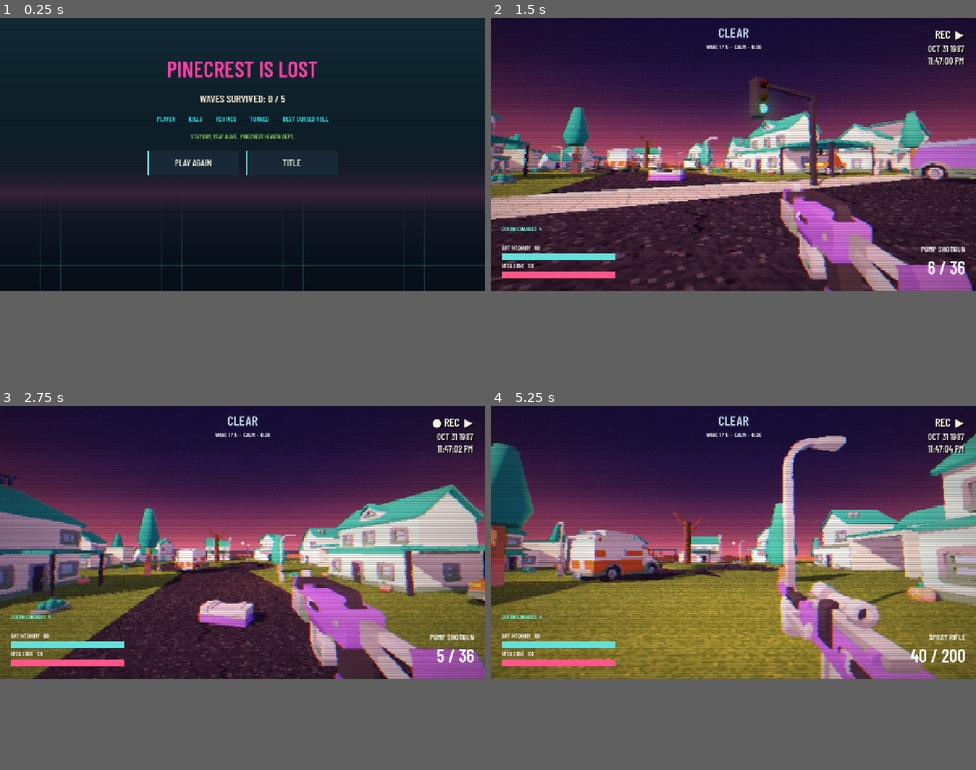
Above: before the commit, frames 1-4 (two rows, left to right).
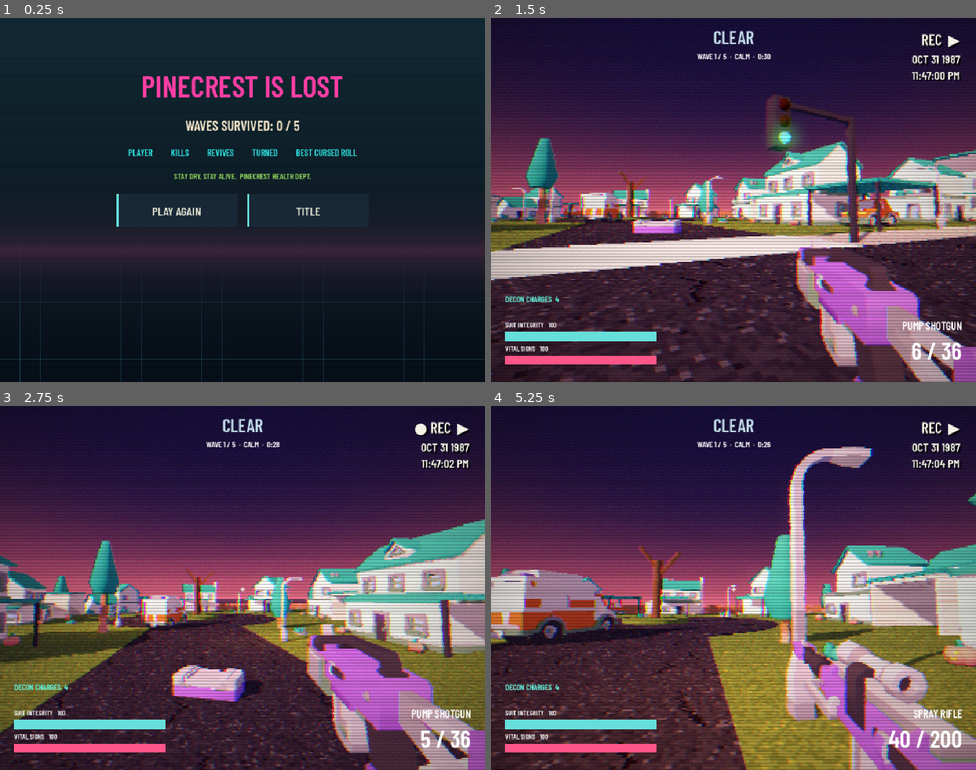
Above: after the commit, the same moments.

Repository: SamuelGrady/fallout-forecast
Game: Godot game, scene res://ui/results.tscn
Same seed, same stepped clock (60 frames per second), same inputs: the game is played once before the commit and once after it. This scene is started directly instead of the project's main scene. Sound files missing from this copy of the repository are replaced by a short silence.
Inputs (mouse positions are in pixels of both pictures, inside the frame that each line leads up to):
- Up to frame 1 (0.25 s): no input
- Up to frame 2 (1.5 s): click "PLAY AGAIN" at 0.5 s; tap Enter at 1.25 s; move the mouse to (757, 152) at 1.27 s; hold W (move_forward) from 1.28 s (still down); hold Ctrl (crouch) from 1.28 s (still down)
- Up to frame 3 (2.75 s): keep holding W (move_forward); tap Space (jump) at 1.52, 2.27 s; move the mouse to (218, 544) at 2.02 s; release Ctrl (crouch) at 2.03 s; click (218, 544) at 2.1 s
- Up to frame 4 (5.25 s): keep holding W (move_forward); move the mouse to (743, 537) at 2.77 s; hold E (interact) 2.78-3.53 s; move the mouse to (728, 547) at 3.52 s; tap Shift (sprint) at 3.6 s; tap Space (jump) at 3.77, 4.52 s; move the mouse to (767, 544) at 4.27 s; tap T (use_item) at 4.35 s; move the mouse to (694, 540) at 5.02 s; tap Mouse wheel down (weapon_next) at 5.1 s
In our replay, the window is 800x450 before the commit and 800x600 after it. These sizes can differ from the game's own. Grey fills any space a smaller window leaves; there, only what the larger window draws over its background counts as a difference.

The runs differ from the first frame. In frame 1, 17% of the frame differs, in the area x 0-100%, y 12-100%; in frame 2, 72%; in frame 3, 74%; in frame 4, 77%, in the area x 0-100%, y 2-100%.

Commit message:
Use fixed 4:3 viewport and stabilize overlapping map surfaces

Diff:
--- a/levels/pinecrest/level_pinecrest.tscn
+++ b/levels/pinecrest/level_pinecrest.tscn
@@ -564,163 +564,163 @@
 material = SubResource("StandardMaterial3D_7v1uf")
 
 [node name="Dash0" type="CSGBox3D" parent="Geometry/Ground" unique_id=1541546300]
-transform = Transform3D(1, 0, 0, 0, 1, 0, 0, 0, 1, -63, 0.035, 0)
+transform = Transform3D(1, 0, 0, 0, 1, 0, 0, 0, 1, -63, 0.09, 0)
 size = Vector3(2, 0.07, 0.2)
 material = SubResource("StandardMaterial3D_2uprn")
 
 [node name="Dash1" type="CSGBox3D" parent="Geometry/Ground" unique_id=623074093]
-transform = Transform3D(1, 0, 0, 0, 1, 0, 0, 0, 1, -58.8, 0.035, 0)
+transform = Transform3D(1, 0, 0, 0, 1, 0, 0, 0, 1, -58.8, 0.09, 0)
 size = Vector3(2, 0.07, 0.2)
 material = SubResource("StandardMaterial3D_2uprn")
 
 [node name="Dash2" type="CSGBox3D" parent="Geometry/Ground" unique_id=841244759]
-transform = Transform3D(1, 0, 0, 0, 1, 0, 0, 0, 1, -54.6, 0.035, 0)
+transform = Transform3D(1, 0, 0, 0, 1, 0, 0, 0, 1, -54.6, 0.09, 0)
 size = Vector3(2, 0.07, 0.2)
 material = SubResource("StandardMaterial3D_2uprn")
 
 [node name="Dash3" type="CSGBox3D" parent="Geometry/Ground" unique_id=97864318]
-transform = Transform3D(1, 0, 0, 0, 1, 0, 0, 0, 1, -50.4, 0.035, 0)
+transform = Transform3D(1, 0, 0, 0, 1, 0, 0, 0, 1, -50.4, 0.09, 0)
 size = Vector3(2, 0.07, 0.2)
 material = SubResource("StandardMaterial3D_2uprn")
 
 [node name="Dash4" type="CSGBox3D" parent="Geometry/Ground" unique_id=1250535516]
-transform = Transform3D(1, 0, 0, 0, 1, 0, 0, 0, 1, -46.2, 0.035, 0)
+transform = Transform3D(1, 0, 0, 0, 1, 0, 0, 0, 1, -46.2, 0.09, 0)
 size = Vector3(2, 0.07, 0.2)
 material = SubResource("StandardMaterial3D_2uprn")
 
 [node name="Dash5" type="CSGBox3D" parent="Geometry/Ground" unique_id=876891722]
-transform = Transform3D(1, 0, 0, 0, 1, 0, 0, 0, 1, -42, 0.035, 0)
+transform = Transform3D(1, 0, 0, 0, 1, 0, 0, 0, 1, -42, 0.09, 0)
 size = Vector3(2, 0.07, 0.2)
 material = SubResource("StandardMaterial3D_2uprn")
 
 [node name="Dash6" type="CSGBox3D" parent="Geometry/Ground" unique_id=1357955258]
-transform = Transform3D(1, 0, 0, 0, 1, 0, 0, 0, 1, -37.8, 0.035, 0)
+transform = Transform3D(1, 0, 0, 0, 1, 0, 0, 0, 1, -37.8, 0.09, 0)
 size = Vector3(2, 0.07, 0.2)
 material = SubResource("StandardMaterial3D_2uprn")
 
 [node name="Dash7" type="CSGBox3D" parent="Geometry/Ground" unique_id=586784308]
-transform = Transform3D(1, 0, 0, 0, 1, 0, 0, 0, 1, -33.6, 0.035, 0)
+transform = Transform3D(1, 0, 0, 0, 1, 0, 0, 0, 1, -33.6, 0.09, 0)
 size = Vector3(2, 0.07, 0.2)
 material = SubResource("StandardMaterial3D_2uprn")
 
 [node name="Dash8" type="CSGBox3D" parent="Geometry/Ground" unique_id=556841063]
-transform = Transform3D(1, 0, 0, 0, 1, 0, 0, 0, 1, -29.4, 0.035, 0)
+transform = Transform3D(1, 0, 0, 0, 1, 0, 0, 0, 1, -29.4, 0.09, 0)
 size = Vector3(2, 0.07, 0.2)
 material = SubResource("StandardMaterial3D_2uprn")
 
 [node name="Dash9" type="CSGBox3D" parent="Geometry/Ground" unique_id=2053629673]
-transform = Transform3D(1, 0, 0, 0, 1, 0, 0, 0, 1, -25.2, 0.035, 0)
+transform = Transform3D(1, 0, 0, 0, 1, 0, 0, 0, 1, -25.2, 0.09, 0)
 size = Vector3(2, 0.07, 0.2)
 material = SubResource("StandardMaterial3D_2uprn")
 
 [node name="Dash10" type="CSGBox3D" parent="Geometry/Ground" unique_id=10017573]
-transform = Transform3D(1, 0, 0, 0, 1, 0, 0, 0, 1, -21, 0.035, 0)
+transform = Transform3D(1, 0, 0, 0, 1, 0, 0, 0, 1, -21, 0.09, 0)
 size = Vector3(2, 0.07, 0.2)
 material = SubResource("StandardMaterial3D_2uprn")
 
 [node name="Dash11" type="CSGBox3D" parent="Geometry/Ground" unique_id=1941508223]
-transform = Transform3D(1, 0, 0, 0, 1, 0, 0, 0, 1, -16.8, 0.035, 0)
+transform = Transform3D(1, 0, 0, 0, 1, 0, 0, 0, 1, -16.8, 0.09, 0)
 size = Vector3(2, 0.07, 0.2)
 material = SubResource("StandardMaterial3D_2uprn")
 
 [node name="Dash12" type="CSGBox3D" parent="Geometry/Ground" unique_id=1057708710]
-transform = Transform3D(1, 0, 0, 0, 1, 0, 0, 0, 1, -12.6, 0.035, 0)
+transform = Transform3D(1, 0, 0, 0, 1, 0, 0, 0, 1, -12.6, 0.09, 0)
 size = Vector3(2, 0.07, 0.2)
 material = SubResource("StandardMaterial3D_2uprn")
 
 [node name="Dash13" type="CSGBox3D" parent="Geometry/Ground" unique_id=61251346]
-transform = Transform3D(1, 0, 0, 0, 1, 0, 0, 0, 1, -8.4, 0.035, 0)
+transform = Transform3D(1, 0, 0, 0, 1, 0, 0, 0, 1, -8.4, 0.09, 0)
 size = Vector3(2, 0.07, 0.2)
 material = SubResource("StandardMaterial3D_2uprn")
 
 [node name="Dash14" type="CSGBox3D" parent="Geometry/Ground" unique_id=164159042]
-transform = Transform3D(1, 0, 0, 0, 1, 0, 0, 0, 1, -4.2, 0.035, 0)
+transform = Transform3D(1, 0, 0, 0, 1, 0, 0, 0, 1, -4.2, 0.09, 0)
 size = Vector3(2, 0.07, 0.2)
 material = SubResource("StandardMaterial3D_2uprn")
 
 [node name="Dash16" type="CSGBox3D" parent="Geometry/Ground" unique_id=317414688]
-transform = Transform3D(1, 0, 0, 0, 1, 0, 0, 0, 1, 4.2, 0.035, 0)
+transform = Transform3D(1, 0, 0, 0, 1, 0, 0, 0, 1, 4.2, 0.09, 0)
 size = Vector3(2, 0.07, 0.2)
 material = SubResource("StandardMaterial3D_2uprn")
 
 [node name="Dash17" type="CSGBox3D" parent="Geometry/Ground" unique_id=211596047]
-transform = Transform3D(1, 0, 0, 0, 1, 0, 0, 0, 1, 8.4, 0.035, 0)
+transform = Transform3D(1, 0, 0, 0, 1, 0, 0, 0, 1, 8.4, 0.09, 0)
 size = Vector3(2, 0.07, 0.2)
 material = SubResource("StandardMaterial3D_2uprn")
 
 [node name="Dash18" type="CSGBox3D" parent="Geometry/Ground" unique_id=236564302]
-transform = Transform3D(1, 0, 0, 0, 1, 0, 0, 0, 1, 12.6, 0.035, 0)
+transform = Transform3D(1, 0, 0, 0, 1, 0, 0, 0, 1, 12.6, 0.09, 0)
 size = Vector3(2, 0.07, 0.2)
 material = SubResource("StandardMaterial3D_2uprn")
 
 [node name="Dash19" type="CSGBox3D" parent="Geometry/Ground" unique_id=1015781874]
-transform = Transform3D(1, 0, 0, 0, 1, 0, 0, 0, 1, 16.8, 0.035, 0)
+transform = Transform3D(1, 0, 0, 0, 1, 0, 0, 0, 1, 16.8, 0.09, 0)
 size = Vector3(2, 0.07, 0.2)
 material = SubResource("StandardMaterial3D_2uprn")
 
 [node name="Dash20" type="CSGBox3D" parent="Geometry/Ground" unique_id=559856323]
-transform = Transform3D(1, 0, 0, 0, 1, 0, 0, 0, 1, 21, 0.035, 0)
+transform = Transform3D(1, 0, 0, 0, 1, 0, 0, 0, 1, 21, 0.09, 0)
 size = Vector3(2, 0.07, 0.2)
 material = SubResource("StandardMaterial3D_2uprn")
 
 [node name="Dash21" type="CSGBox3D" parent="Geometry/Ground" unique_id=1726491149]
-transform = Transform3D(1, 0, 0, 0, 1, 0, 0, 0, 1, 25.2, 0.035, 0)
+transform = Transform3D(1, 0, 0, 0, 1, 0, 0, 0, 1, 25.2, 0.09, 0)
 size = Vector3(2, 0.07, 0.2)
 material = SubResource("StandardMaterial3D_2uprn")
 
 [node name="Dash22" type="CSGBox3D" parent="Geometry/Ground" unique_id=276052984]
-transform = Transform3D(1, 0, 0, 0, 1, 0, 0, 0, 1, 29.4, 0.035, 0)
+transform = Transform3D(1, 0, 0, 0, 1, 0, 0, 0, 1, 29.4, 0.09, 0)
 size = Vector3(2, 0.07, 0.2)
 material = SubResource("StandardMaterial3D_2uprn")
 
 [node name="Dash23" type="CSGBox3D" parent="Geometry/Ground" unique_id=1388912563]
-transform = Transform3D(1, 0, 0, 0, 1, 0, 0, 0, 1, 33.6, 0.035, 0)
+transform = Transform3D(1, 0, 0, 0, 1, 0, 0, 0, 1, 33.6, 0.09, 0)
 size = Vector3(2, 0.07, 0.2)
 material = SubResource("StandardMaterial3D_2uprn")
 
 [node name="Dash24" type="CSGBox3D" parent="Geometry/Ground" unique_id=202409300]
-transform = Transform3D(1, 0, 0, 0, 1, 0, 0, 0, 1, 37.8, 0.035, 0)
+transform = Transform3D(1, 0, 0, 0, 1, 0, 0, 0, 1, 37.8, 0.09, 0)
 size = Vector3(2, 0.07, 0.2)
 material = SubResource("StandardMaterial3D_2uprn")
 
 [node name="Dash25" type="CSGBox3D" parent="Geometry/Ground" unique_id=1775151008]
-transform = Transform3D(1, 0, 0, 0, 1, 0, 0, 0, 1, 42, 0.035, 0)
+transform = Transform3D(1, 0, 0, 0, 1, 0, 0, 0, 1, 42, 0.09, 0)
 size = Vector3(2, 0.07, 0.2)
 material = SubResource("StandardMaterial3D_2uprn")
 
 [node name="Dash26" type="CSGBox3D" parent="Geometry/Ground" unique_id=998134743]
-transform = Transform3D(1, 0, 0, 0, 1, 0, 0, 0, 1, 46.2, 0.035, 0)
+transform = Transform3D(1, 0, 0, 0, 1, 0, 0, 0, 1, 46.2, 0.09, 0)
 size = Vector3(2, 0.07, 0.2)
 material = SubResource("StandardMaterial3D_2uprn")
 
 [node name="Dash27" type="CSGBox3D" parent="Geometry/Ground" unique_id=781926317]
-transform = Transform3D(1, 0, 0, 0, 1, 0, 0, 0, 1, 50.4, 0.035, 0)
+transform = Transform3D(1, 0, 0, 0, 1, 0, 0, 0, 1, 50.4, 0.09, 0)
 size = Vector3(2, 0.07, 0.2)
 material = SubResource("StandardMaterial3D_2uprn")
 
 [node name="Dash28" type="CSGBox3D" parent="Geometry/Ground" unique_id=756628608]
-transform = Transform3D(1, 0, 0, 0, 1, 0, 0, 0, 1, 54.6, 0.035, 0)
+transform = Transform3D(1, 0, 0, 0, 1, 0, 0, 0, 1, 54.6, 0.09, 0)
 size = Vector3(2, 0.07, 0.2)
 material = SubResource("StandardMaterial3D_2uprn")
 
 [node name="Dash29" type="CSGBox3D" parent="Geometry/Ground" unique_id=2007497244]
-transform = Transform3D(1, 0, 0, 0, 1, 0, 0, 0, 1, 58.8, 0.035, 0)
+transform = Transform3D(1, 0, 0, 0, 1, 0, 0, 0, 1, 58.8, 0.09, 0)
 size = Vector3(2, 0.07, 0.2)
 material = SubResource("StandardMaterial3D_2uprn")
 
 [node name="Dash30" type="CSGBox3D" parent="Geometry/Ground" unique_id=249692386]
-transform = Transform3D(1, 0, 0, 0, 1, 0, 0, 0, 1, 63, 0.035, 0)
+transform = Transform3D(1, 0, 0, 0, 1, 0, 0, 0, 1, 63, 0.09, 0)
 size = Vector3(2, 0.07, 0.2)
 material = SubResource("StandardMaterial3D_2uprn")
 
 [node name="PinecrestLane" type="CSGBox3D" parent="Geometry/Ground" unique_id=755418818]
-transform = Transform3D(1, 0, 0, 0, 1, 0, 0, 0, 1, 0, 0.03, -17.5)
+transform = Transform3D(1, 0, 0, 0, 1, 0, 0, 0, 1, 0, 0.04, -17.5)
 use_collision = true
 size = Vector3(9, 0.06, 26)
 material = SubResource("StandardMaterial3D_7l1ug")
 
 [node name="CulDeSac" type="CSGCylinder3D" parent="Geometry/Ground" unique_id=538974544]
-transform = Transform3D(1, 0, 0, 0, 1, 0, 0, 0, 1, 0, 0.03, -40)
+transform = Transform3D(1, 0, 0, 0, 1, 0, 0, 0, 1, 0, 0.05, -40)
 use_collision = true
 radius = 11.5
 height = 0.06
@@ -728,13 +728,13 @@
 material = SubResource("StandardMaterial3D_7l1ug")
 
 [node name="Crosswalk" type="CSGBox3D" parent="Geometry/Ground" unique_id=2018868913]
-transform = Transform3D(1, 0, 0, 0, 1, 0, 0, 0, 1, 0, 0.035, -6.25)
+transform = Transform3D(1, 0, 0, 0, 1, 0, 0, 0, 1, 0, 0.075, -6.25)
 use_collision = true
 size = Vector3(9, 0.06, 3.5)
 material = SubResource("StandardMaterial3D_tura5")
 
 [node name="ParkingLot" type="CSGBox3D" parent="Geometry/Ground" unique_id=872866502]
-transform = Transform3D(1, 0, 0, 0, 1, 0, 0, 0, 1, -10, 0.03, 38)
+transform = Transform3D(1, 0, 0, 0, 1, 0, 0, 0, 1, -10, 0.04, 38)
 use_collision = true
 size = Vector3(70, 0.06, 26)
 material = SubResource("StandardMaterial3D_7l1ug")
@@ -746,183 +746,183 @@
 material = SubResource("StandardMaterial3D_7l1ug")
 
 [node name="StallN8" type="CSGBox3D" parent="Geometry/Ground" unique_id=609807760]
-transform = Transform3D(1, 0, 0, 0, 1, 0, 0, 0, 1, -42, 0.035, 29)
+transform = Transform3D(1, 0, 0, 0, 1, 0, 0, 0, 1, -42, 0.09, 29)
 size = Vector3(0.15, 0.07, 5)
 material = SubResource("StandardMaterial3D_tura5")
 
 [node name="StallS8" type="CSGBox3D" parent="Geometry/Ground" unique_id=1480074137]
-transform = Transform3D(1, 0, 0, 0, 1, 0, 0, 0, 1, -42, 0.035, 47)
+transform = Transform3D(1, 0, 0, 0, 1, 0, 0, 0, 1, -42, 0.09, 47)
 size = Vector3(0.15, 0.07, 5)
 material = SubResource("StandardMaterial3D_tura5")
 
 [node name="StallN12" type="CSGBox3D" parent="Geometry/Ground" unique_id=2041051165]
-transform = Transform3D(1, 0, 0, 0, 1, 0, 0, 0, 1, -38, 0.035, 29)
+transform = Transform3D(1, 0, 0, 0, 1, 0, 0, 0, 1, -38, 0.09, 29)
 size = Vector3(0.15, 0.07, 5)
 material = SubResource("StandardMaterial3D_tura5")
 
 [node name="StallS12" type="CSGBox3D" parent="Geometry/Ground" unique_id=1143012294]
-transform = Transform3D(1, 0, 0, 0, 1, 0, 0, 0, 1, -38, 0.035, 47)
+transform = Transform3D(1, 0, 0, 0, 1, 0, 0, 0, 1, -38, 0.09, 47)
 size = Vector3(0.15, 0.07, 5)
 material = SubResource("StandardMaterial3D_tura5")
 
 [node name="StallN16" type="CSGBox3D" parent="Geometry/Ground" unique_id=761724436]
-transform = Transform3D(1, 0, 0, 0, 1, 0, 0, 0, 1, -34, 0.035, 29)
+transform = Transform3D(1, 0, 0, 0, 1, 0, 0, 0, 1, -34, 0.09, 29)
 size = Vector3(0.15, 0.07, 5)
 material = SubResource("StandardMaterial3D_tura5")
 
 [node name="StallS16" type="CSGBox3D" parent="Geometry/Ground" unique_id=1453807527]
-transform = Transform3D(1, 0, 0, 0, 1, 0, 0, 0, 1, -34, 0.035, 47)
+transform = Transform3D(1, 0, 0, 0, 1, 0, 0, 0, 1, -34, 0.09, 47)
 size = Vector3(0.15, 0.07, 5)
 material = SubResource("StandardMaterial3D_tura5")
 
 [node name="StallN20" type="CSGBox3D" parent="Geometry/Ground" unique_id=1017065279]
-transform = Transform3D(1, 0, 0, 0, 1, 0, 0, 0, 1, -30, 0.035, 29)
+transform = Transform3D(1, 0, 0, 0, 1, 0, 0, 0, 1, -30, 0.09, 29)
 size = Vector3(0.15, 0.07, 5)
 material = SubResource("StandardMaterial3D_tura5")
 
 [node name="StallS20" type="CSGBox3D" parent="Geometry/Ground" unique_id=499097326]
-transform = Transform3D(1, 0, 0, 0, 1, 0, 0, 0, 1, -30, 0.035, 47)
+transform = Transform3D(1, 0, 0, 0, 1, 0, 0, 0, 1, -30, 0.09, 47)
 size = Vector3(0.15, 0.07, 5)
 material = SubResource("StandardMaterial3D_tura5")
 
 [node name="StallN24" type="CSGBox3D" parent="Geometry/Ground" unique_id=408177705]
-transform = Transform3D(1, 0, 0, 0, 1, 0, 0, 0, 1, -26, 0.035, 29)
+transform = Transform3D(1, 0, 0, 0, 1, 0, 0, 0, 1, -26, 0.09, 29)
 size = Vector3(0.15, 0.07, 5)
 material = SubResource("StandardMaterial3D_tura5")
 
 [node name="StallS24" type="CSGBox3D" parent="Geometry/Ground" unique_id=1008020003]
-transform = Transform3D(1, 0, 0, 0, 1, 0, 0, 0, 1, -26, 0.035, 47)
+transform = Transform3D(1, 0, 0, 0, 1, 0, 0, 0, 1, -26, 0.09, 47)
 size = Vector3(0.15, 0.07, 5)
 material = SubResource("StandardMaterial3D_tura5")
 
 [node name="StallN28" type="CSGBox3D" parent="Geometry/Ground" unique_id=987111366]
-transform = Transform3D(1, 0, 0, 0, 1, 0, 0, 0, 1, -22, 0.035, 29)
+transform = Transform3D(1, 0, 0, 0, 1, 0, 0, 0, 1, -22, 0.09, 29)
 size = Vector3(0.15, 0.07, 5)
 material = SubResource("StandardMaterial3D_tura5")
 
 [node name="StallS28" type="CSGBox3D" parent="Geometry/Ground" unique_id=2015554279]
-transform = Transform3D(1, 0, 0, 0, 1, 0, 0, 0, 1, -22, 0.035, 47)
+transform = Transform3D(1, 0, 0, 0, 1, 0, 0, 0, 1, -22, 0.09, 47)
 size = Vector3(0.15, 0.07, 5)
 material = SubResource("StandardMaterial3D_tura5")
 
 [node name="StallN32" type="CSGBox3D" parent="Geometry/Ground" unique_id=1998527880]
-transform = Transform3D(1, 0, 0, 0, 1, 0, 0, 0, 1, -18, 0.035, 29)
+transform = Transform3D(1, 0, 0, 0, 1, 0, 0, 0, 1, -18, 0.09, 29)
 size = Vector3(0.15, 0.07, 5)
 material = SubResource("StandardMaterial3D_tura5")
 
 [node name="StallS32" type="CSGBox3D" parent="Geometry/Ground" unique_id=1345611183]
-transform = Transform3D(1, 0, 0, 0, 1, 0, 0, 0, 1, -18, 0.035, 47)
+transform = Transform3D(1, 0, 0, 0, 1, 0, 0, 0, 1, -18, 0.09, 47)
 size = Vector3(0.15, 0.07, 5)
 material = SubResource("StandardMaterial3D_tura5")
 
 [node name="StallN36" type="CSGBox3D" parent="Geometry/Ground" unique_id=2087205774]
-transform = Transform3D(1, 0, 0, 0, 1, 0, 0, 0, 1, -14, 0.035, 29)
+transform = Transform3D(1, 0, 0, 0, 1, 0, 0, 0, 1, -14, 0.09, 29)
 size = Vector3(0.15, 0.07, 5)
 material = SubResource("StandardMaterial3D_tura5")
 
 [node name="StallS36" type="CSGBox3D" parent="Geometry/Ground" unique_id=1134809963]
-transform = Transform3D(1, 0, 0, 0, 1, 0, 0, 0, 1, -14, 0.035, 47)
+transform = Transform3D(1, 0, 0, 0, 1, 0, 0, 0, 1, -14, 0.09, 47)
 size = Vector3(0.15, 0.07, 5)
 material = SubResource("StandardMaterial3D_tura5")
 
 [node name="StallN40" type="CSGBox3D" parent="Geometry/Ground" unique_id=1778919811]
-transform = Transform3D(1, 0, 0, 0, 1, 0, 0, 0, 1, -10, 0.035, 29)
+transform = Transform3D(1, 0, 0, 0, 1, 0, 0, 0, 1, -10, 0.09, 29)
 size = Vector3(0.15, 0.07, 5)
 material = SubResource("StandardMaterial3D_tura5")
 
 [node name="StallS40" type="CSGBox3D" parent="Geometry/Ground" unique_id=365866708]
-transform = Transform3D(1, 0, 0, 0, 1, 0, 0, 0, 1, -10, 0.035, 47)
+transform = Transform3D(1, 0, 0, 0, 1, 0, 0, 0, 1, -10, 0.09, 47)
 size = Vector3(0.15, 0.07, 5)
 material = SubResource("StandardMaterial3D_tura5")
 
 [node name="StallN44" type="CSGBox3D" parent="Geometry/Ground" unique_id=547469852]
-transform = Transform3D(1, 0, 0, 0, 1, 0, 0, 0, 1, -6, 0.035, 29)
+transform = Transform3D(1, 0, 0, 0, 1, 0, 0, 0, 1, -6, 0.09, 29)
 size = Vector3(0.15, 0.07, 5)
 material = SubResource("StandardMaterial3D_tura5")
 
 [node name="StallS44" type="CSGBox3D" parent="Geometry/Ground" unique_id=1481328656]
-transform = Transform3D(1, 0, 0, 0, 1, 0, 0, 0, 1, -6, 0.035, 47)
+transform = Transform3D(1, 0, 0, 0, 1, 0, 0, 0, 1, -6, 0.09, 47)
 size = Vector3(0.15, 0.07, 5)
 material = SubResource("StandardMaterial3D_tura5")
 
 [node name="StallN48" type="CSGBox3D" parent="Geometry/Ground" unique_id=1693630657]
-transform = Transform3D(1, 0, 0, 0, 1, 0, 0, 0, 1, -2, 0.035, 29)
+transform = Transform3D(1, 0, 0, 0, 1, 0, 0, 0, 1, -2, 0.09, 29)
 size = Vector3(0.15, 0.07, 5)
 material = SubResource("StandardMaterial3D_tura5")
 
 [node name="StallS48" type="CSGBox3D" parent="Geometry/Ground" unique_id=681609994]
-transform = Transform3D(1, 0, 0, 0, 1, 0, 0, 0, 1, -2, 0.035, 47)
+transform = Transform3D(1, 0, 0, 0, 1, 0, 0, 0, 1, -2, 0.09, 47)
 size = Vector3(0.15, 0.07, 5)
 material = SubResource("StandardMaterial3D_tura5")
 
 [node name="StallN52" type="CSGBox3D" parent="Geometry/Ground" unique_id=1786067470]
-transform = Transform3D(1, 0, 0, 0, 1, 0, 0, 0, 1, 2, 0.035, 29)
+transform = Transform3D(1, 0, 0, 0, 1, 0, 0, 0, 1, 2, 0.09, 29)
 size = Vector3(0.15, 0.07, 5)
 material = SubResource("StandardMaterial3D_tura5")
 
 [node name="StallS52" type="CSGBox3D" parent="Geometry/Ground" unique_id=1371317685]
-transform = Transform3D(1, 0, 0, 0, 1, 0, 0, 0, 1, 2, 0.035, 47)
+transform = Transform3D(1, 0, 0, 0, 1, 0, 0, 0, 1, 2, 0.09, 47)
 size = Vector3(0.15, 0.07, 5)
 material = SubResource("StandardMaterial3D_tura5")
 
 [node name="StallN56" type="CSGBox3D" parent="Geometry/Ground" unique_id=2023259129]
-transform = Transform3D(1, 0, 0, 0, 1, 0, 0, 0, 1, 6, 0.035, 29)
+transform = Transform3D(1, 0, 0, 0, 1, 0, 0, 0, 1, 6, 0.09, 29)
 size = Vector3(0.15, 0.07, 5)
 material = SubResource("StandardMaterial3D_tura5")
 
 [node name="StallS56" type="CSGBox3D" parent="Geometry/Ground" unique_id=1389020568]
-transform = Transform3D(1, 0, 0, 0, 1, 0, 0, 0, 1, 6, 0.035, 47)
+transform = Transform3D(1, 0, 0, 0, 1, 0, 0, 0, 1, 6, 0.09, 47)
 size = Vector3(0.15, 0.07, 5)
 material = SubResource("StandardMaterial3D_tura5")
 
 [node name="StallN60" type="CSGBox3D" parent="Geometry/Ground" unique_id=523185697]
-transform = Transform3D(1, 0, 0, 0, 1, 0, 0, 0, 1, 10, 0.035, 29)
+transform = Transform3D(1, 0, 0, 0, 1, 0, 0, 0, 1, 10, 0.09, 29)
 size = Vector3(0.15, 0.07, 5)
 material = SubResource("StandardMaterial3D_tura5")
 
 [node name="StallS60" type="CSGBox3D" parent="Geometry/Ground" unique_id=1587411211]
-transform = Transform3D(1, 0, 0, 0, 1, 0, 0, 0, 1, 10, 0.035, 47)
+transform = Transform3D(1, 0, 0, 0, 1, 0, 0, 0, 1, 10, 0.09, 47)
 size = Vector3(0.15, 0.07, 5)
 material = SubResource("StandardMaterial3D_tura5")
 
 [node name="StallN64" type="CSGBox3D" parent="Geometry/Ground" unique_id=453274763]
-transform = Transform3D(1, 0, 0, 0, 1, 0, 0, 0, 1, 14, 0.035, 29)
+transform = Transform3D(1, 0, 0, 0, 1, 0, 0, 0, 1, 14, 0.09, 29)
 size = Vector3(0.15, 0.07, 5)
 material = SubResource("StandardMaterial3D_tura5")
 
 [node name="StallS64" type="CSGBox3D" parent="Geometry/Ground" unique_id=838255704]
-transform = Transform3D(1, 0, 0, 0, 1, 0, 0, 0, 1, 14, 0.035, 47)
+transform = Transform3D(1, 0, 0, 0, 1, 0, 0, 0, 1, 14, 0.09, 47)
 size = Vector3(0.15, 0.07, 5)
 material = SubResource("StandardMaterial3D_tura5")
 
 [node name="StallN68" type="CSGBox3D" parent="Geometry/Ground" unique_id=1061723348]
-transform = Transform3D(1, 0, 0, 0, 1, 0, 0, 0, 1, 18, 0.035, 29)
+transform = Transform3D(1, 0, 0, 0, 1, 0, 0, 0, 1, 18, 0.09, 29)
 size = Vector3(0.15, 0.07, 5)
 material = SubResource("StandardMaterial3D_tura5")
 
 [node name="StallS68" type="CSGBox3D" parent="Geometry/Ground" unique_id=179799969]
-transform = Transform3D(1, 0, 0, 0, 1, 0, 0, 0, 1, 18, 0.035, 47)
+transform = Transform3D(1, 0, 0, 0, 1, 0, 0, 0, 1, 18, 0.09, 47)
 size = Vector3(0.15, 0.07, 5)
 material = SubResource("StandardMaterial3D_tura5")
 
 [node name="StallN72" type="CSGBox3D" parent="Geometry/Ground" unique_id=1849197977]
-transform = Transform3D(1, 0, 0, 0, 1, 0, 0, 0, 1, 22, 0.035, 29)
+transform = Transform3D(1, 0, 0, 0, 1, 0, 0, 0, 1, 22, 0.09, 29)
 size = Vector3(0.15, 0.07, 5)
 material = SubResource("StandardMaterial3D_tura5")
 
 [node name="StallS72" type="CSGBox3D" parent="Geometry/Ground" unique_id=981545262]
-transform = Transform3D(1, 0, 0, 0, 1, 0, 0, 0, 1, 22, 0.035, 47)
+transform = Transform3D(1, 0, 0, 0, 1, 0, 0, 0, 1, 22, 0.09, 47)
 size = Vector3(0.15, 0.07, 5)
 material = SubResource("StandardMaterial3D_tura5")
 
 [node name="GasApron" type="CSGBox3D" parent="Geometry/Ground" unique_id=194811189]
-transform = Transform3D(1, 0, 0, 0, 1, 0, 0, 0, 1, 49, 0.03, 25)
+transform = Transform3D(1, 0, 0, 0, 1, 0, 0, 0, 1, 49, 0.05, 25)
 use_collision = true
 size = Vector3(28, 0.06, 30)
 material = SubResource("StandardMaterial3D_7l1ug")
 
 [node name="TownSquare" type="CSGBox3D" parent="Geometry/Ground" unique_id=1057298226]
-transform = Transform3D(1, 0, 0, 0, 1, 0, 0, 0, 1, -53, 0.035, 25)
+transform = Transform3D(1, 0, 0, 0, 1, 0, 0, 0, 1, -53, 0.07, 25)
 use_collision = true
 size = Vector3(22, 0.06, 32)
 material = SubResource("StandardMaterial3D_ykyjx")
--- a/project.godot
+++ b/project.godot
@@ -25,11 +25,11 @@
 
 [display]
 
-window/size/viewport_width=1280
+window/size/viewport_width=960
 window/size/viewport_height=720
 window/size/mode=3
 window/stretch/mode="canvas_items"
-window/stretch/aspect="expand"
+window/stretch/aspect="keep"
 
 [input]
 
--- a/retro/ps1.gdshader
+++ b/retro/ps1.gdshader
@@ -24,7 +24,7 @@
 	world_pos = (MODEL_MATRIX * vec4(VERTEX, 1.0)).xyz;
 	world_normal = normalize((MODEL_MATRIX * vec4(NORMAL, 0.0)).xyz);
 	vec4 clip = PROJECTION_MATRIX * (MODELVIEW_MATRIX * vec4(VERTEX, 1.0));
-	if (snap > 0.0) {
+	if (snap > 0.0 && !triplanar) {
 		vec2 grid = vec2(snap * VIEWPORT_SIZE.x / VIEWPORT_SIZE.y, snap);
 		clip.xy = round(clip.xy / clip.w * grid) / grid * clip.w;
 	}
--- a/ui/results.gd
+++ b/ui/results.gd
@@ -24,8 +24,8 @@
 	box.grow_vertical = Control.GROW_DIRECTION_BOTH
 	box.alignment = BoxContainer.ALIGNMENT_CENTER
 	box.add_theme_constant_override("separation", 26)
-	box.offset_left = -520
-	box.offset_right = 520
+	box.offset_left = -440
+	box.offset_right = 440
 	box.offset_top = -210
 	add_child(box)
 	_label(box, "PINECREST IS SAFE" if won else "PINECREST IS LOST", 60, Color("8FD65A") if won else Color("FF3EA5"))
Not shown, changed: docs/design-doc.md
